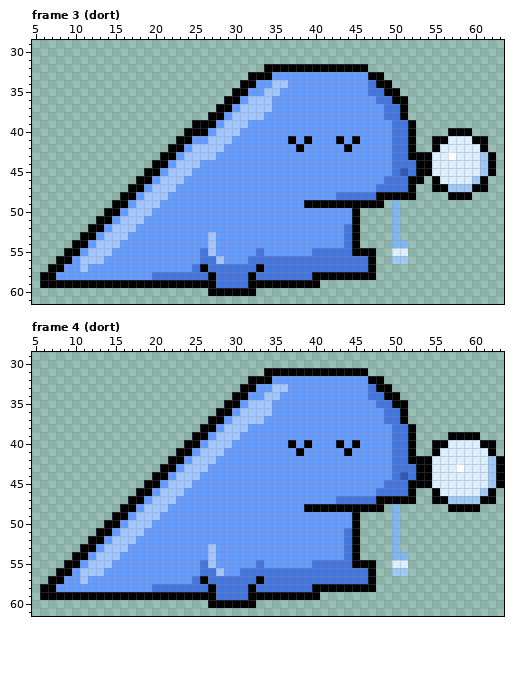
File history of a pixel-art file, animations/dort/dort.aseprite. The first picture shows the starting point.
64x64 pixels, 8 frames. Shown: frame 3 (dort): x 5..63, y 29..61; frame 4 (dort): x 5..63, y 29..61. The commit also changed other frames, which this record leaves out.
After the commit:
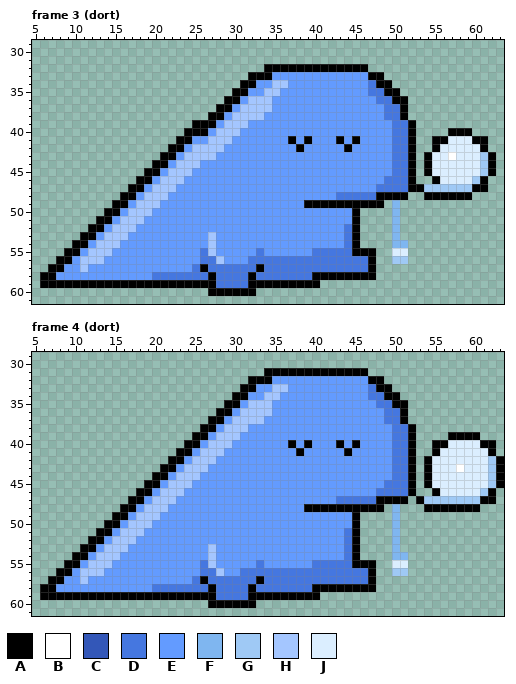
Palette (. is transparent): A #000000  B #ffffff  C #3357b8  D #4577e0  E #639bff  F #7fb6f0  G #9fc9f5  H #a4c6ff  J #dbeeff
Diff:
Frame 3 (dort):
The edit adds colour A in row 47 at x 53; in row 48 at x 54 to 56.
Colour D gives way to colour A in rows 44 to 45 at x 52.
Colour C gives way to colour D in row 45 at x 51.
The edit adds colour G in row 47 at x 54.
Colour A gives way to colour G in row 47 at x 55 to 56.
The author cleared colour A in rows 43 to 46 at x 53; in row 48 at x 52.
Frame 4 (dort):
The edit adds colour A in row 47 at x 53; in row 48 at x 54 to 56.
Colour D gives way to colour A in rows 43 to 44 at x 52.
Colour C gives way to colour D in row 44 at x 51.
The edit adds colour G in row 47 at x 54.
Colour A gives way to colour G in row 47 at x 55 to 56.
The author cleared colour A in rows 42 to 45 at x 53; in row 47 at x 52.
Changed places in both pictures, as pixel boxes (x1, y1, x2, y2):
changed: (400, 152, 448, 200)
changed: (400, 456, 448, 512)
